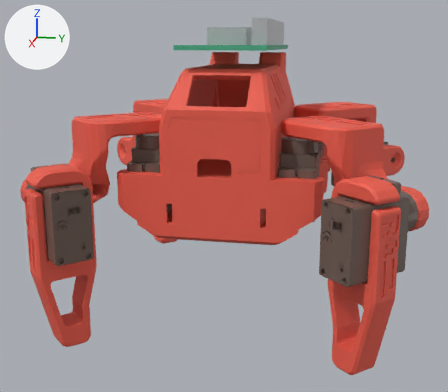
A saved change to the glTF model website/public/models/molty.glb.
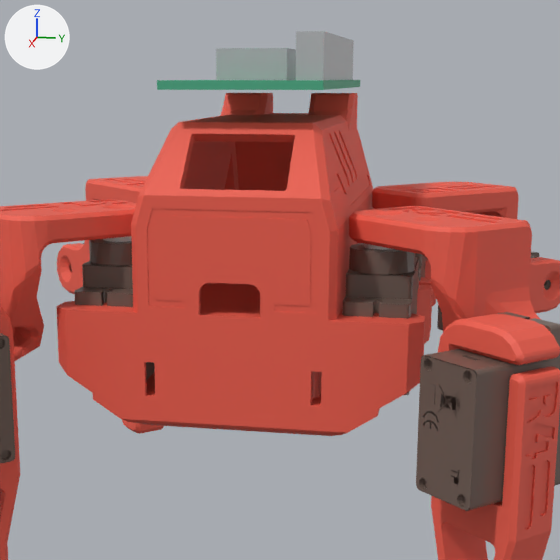
Each version appears first whole from a 50 mm lens placed at (255.3, 38.4, 63.6), pointed at (29.6, -6.8, 7.2), and next in a close-up on the part from 19% to 89% of the width and 0% to 80% of the height. The lights are fixed; the arrows at upper left show +X, +Y and +Z. The older version's two pictures come first. Vertices at exactly the same position are counted once.

The older version as bpy lines, for what is in view:
```python
me_body = bpy.data.meshes.new('body')
me_body.from_pydata(...)  # 9100 vertices, 14394 faces; spans x -13.6..65.6, y -36.4..31.7, z -1.0..71.6
# faces by material slot: [6919, 7439, 12, 24]
me_body.materials.append(mat_printed)  # red #ef5d4b
me_body.materials.append(mat_servo)  # brown #6f5d55
me_body.materials.append(mat_pcb)  # green #4bad86
me_body.materials.append(mat_metal)  # light grey #dddfe2
me_femur_r1 = bpy.data.meshes.new('femur_r1')
me_femur_r1.from_pydata(...)  # 1788 vertices, 3612 faces; spans x -22.1..14.6, y 16.7..62.8, z 8.9..39.4
# faces by material slot: [1844, 1768]
me_femur_r1.materials.append(mat_printed)  # red #ef5d4b
me_femur_r1.materials.append(mat_horn)  # white #f6f5f1
me_foot_r4 = bpy.data.meshes.new('foot_r4')
me_foot_r4.from_pydata(...)  # 1903 vertices, 2824 faces; spans x 65.6..92.9, y 32.1..59.5, z -31.8..26.6
# faces by material slot: [968, 1856]
me_foot_r4.materials.append(mat_printed)  # red #ef5d4b
me_foot_r4.materials.append(mat_servo)  # brown #6f5d55
ob_body = bpy.data.objects.new('body', me_body)
ob_body.location = (0.0, 0.0, 0.0)
ob_femur_r1 = bpy.data.objects.new('femur_r1', me_femur_r1)
ob_femur_r1.location = (0.0, 0.0, 0.0)
ob_foot_r4 = bpy.data.objects.new('foot_r4', me_foot_r4)
ob_foot_r4.location = (0.0, 0.0, 0.0)
# also in view: 'femur_r2' at (55.2, 39.7, 24.1); 'femur_l2' at (55.2, -44.5, 24.1); 'femur_l1' at (-3.8, -44.5, 24.1); 'foot_l4' at (79.2, -50.6, -2.6)
```
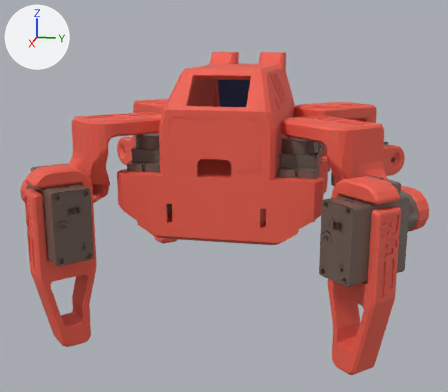
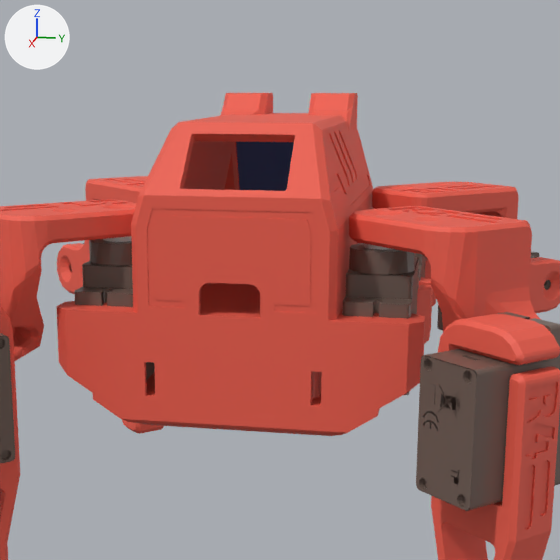
Commit message: feat: implement OLED face display for Molty robot with expressions

Changed parts and their boxes (x1, y1, x2, y2) in the close-ups (560 x 560 px):
'body', reshaped (15% shorter)
    before: (57, 31, 436, 436)
    after: (57, 93, 436, 436)
part 1 of me_body, rebuilt (not visible afterwards)
    before: (239, 142, 294, 191)
part 2 of me_body, added (blue)
    after: (236, 142, 294, 191)
part 3 of me_body, deleted
    before: (296, 31, 354, 80)
part 4 of me_body, deleted
    before: (216, 48, 296, 80)
part 5 of me_body, deleted (green)
    before: (157, 80, 360, 90)

Diff of the bpy script that builds the scene:
```diff
--- a/website/public/models/molty.glb.py
+++ b/website/public/models/molty.glb.py
@@ mat_glass @@
+mat_glass = principled_material('glass')
+mat_glass.base_color = (0.015, 0.015, 0.02)  # black #212127
+mat_glass.roughness = 0.12
@@ mat_oled @@
+mat_oled = principled_material('oled')
+mat_oled.base_color = (0.05, 0.12, 0.3)  # blue #3f6195
@@ me_body @@
 # used by ob_body; location = (0.0, 0.0, 0.0)
-me_body.from_pydata(...)  # 9100 vertices, 14394 faces; spans x -13.6..65.6, y -36.4..31.7, z -1.0..71.6
+me_body.from_pydata(...)  # 9330 vertices, 14898 faces; spans x -13.6..65.6, y -36.4..31.7, z -1.0..60.2
+# me_body part 1: the loose piece of 8 vertices spanning x -10.0..-3.5, y -15.3..10.1, z 34.8..49.5 is rebuilt with 22 vertices and now spans x -9.1..-3.0, y -14.7..10.0, z 34.7..50.4, in mat_glass (black #212127)
+# me_body part 2: a new loose piece of 240 vertices spanning x -9.4..0.5, y -15.5..10.8, z 29.5..54.3, in mat_oled (blue #3f6195)
+# me_body part 3: the loose piece of 8 vertices spanning x 0.5..51.5, y 6.6..11.6, z 63.1..71.6 is deleted
+# me_body part 4: the loose piece of 8 vertices spanning x 23.0..37.0, y -11.4..2.6, z 63.1..69.1 is deleted
+# me_body part 5: the loose piece of 8 vertices spanning x -6.5..58.5, y -17.4..12.6, z 61.5..63.1 is deleted
 me_body.materials.append(mat_printed)
 me_body.materials.append(mat_servo)
-me_body.materials.append(mat_pcb)  # green #4bad86
-me_body.materials.append(mat_metal)  # light grey #dddfe2
+me_body.materials.append(mat_oled)  # blue #3f6195
+me_body.materials.append(mat_glass)  # black #212127
```
